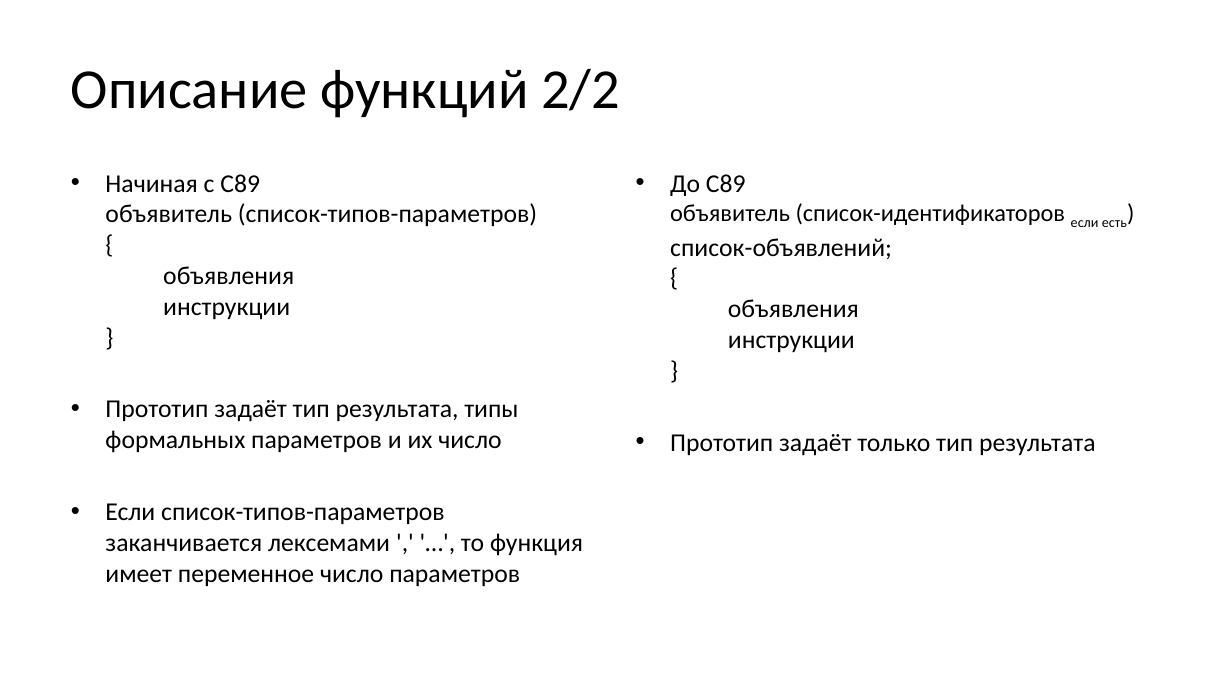
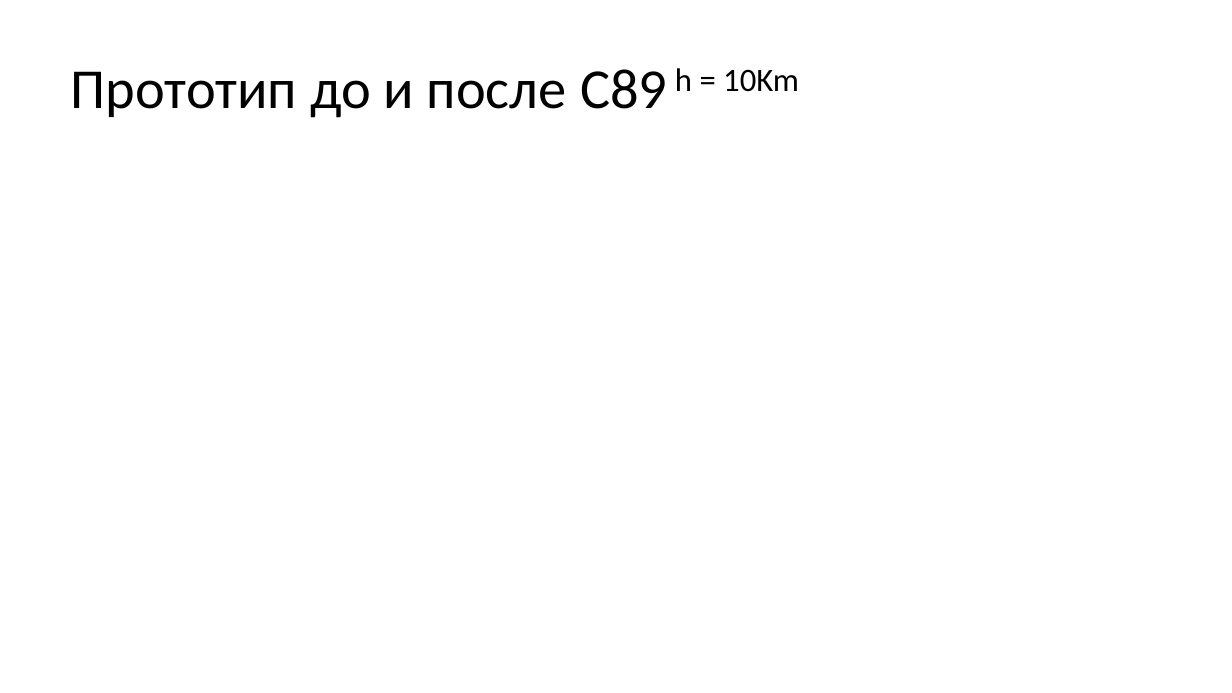
Before and after one commit to Evgueni-Petrov-aka-espetrov/Algorithms-and-Programming-in-C-pptx, a slide deck: slide 50 of 05 Функции.pptx (slide 13 before the commit). Drawn at 1232x693 pixels with LibreOffice and Linux fonts; fonts in the diff are those of the drawing. Boxes give left, top, right and bottom in pixels: in the first picture for what was removed or moved away, otherwise in the second. Text is boxed around its words. In the diff, an @@ line names an element or a change of style, - is before the commit and + after.

```diff
--- a/05 Функции.pptx
+++ b/05 Функции.pptx
@@ title at (71,68,799,118): text changed @@
-Описание функций 2/2
+Прототип до и после C89 h = 10Km
@@ text removed at (105,174,583,586) @@
-• Начиная с С89
-  объявитель (список-типов-параметров)
-  {
-  объявления
-  инструкции
-  }
-• Прототип задаёт тип результата, типы формальных параметров и их число
-• Если список-типов-параметров заканчивается лексемами ',' '…', то функция имеет переменное число параметров
@@ text removed at (670,174,1127,456) @@
-• До С89
-  объявитель (список-идентификаторов если есть)
-  список-объявлений;
-  {
-  объявления
-  инструкции
-  }
-• Прототип задаёт только тип результата
```
Also in this commit, not shown: 17 other slides changed, 81 slides added, 2 slides removed.
